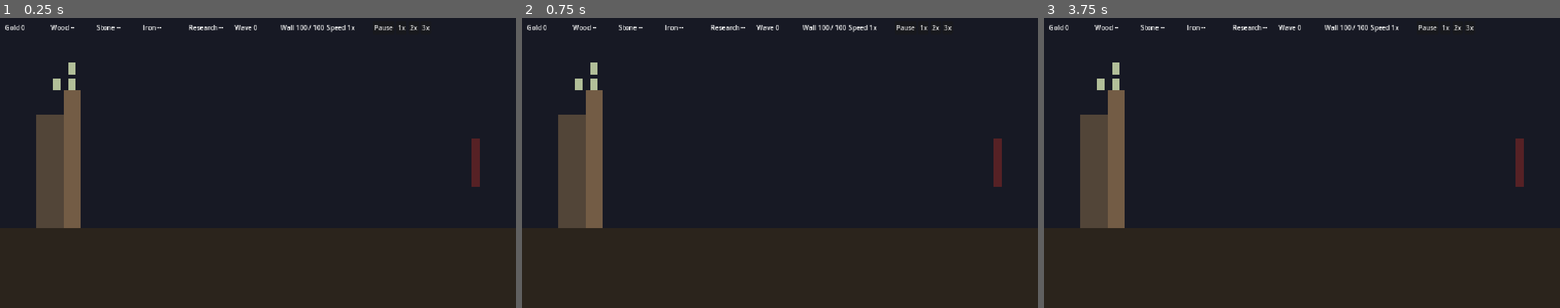
Above: before the commit, frames 1-3 (left to right).
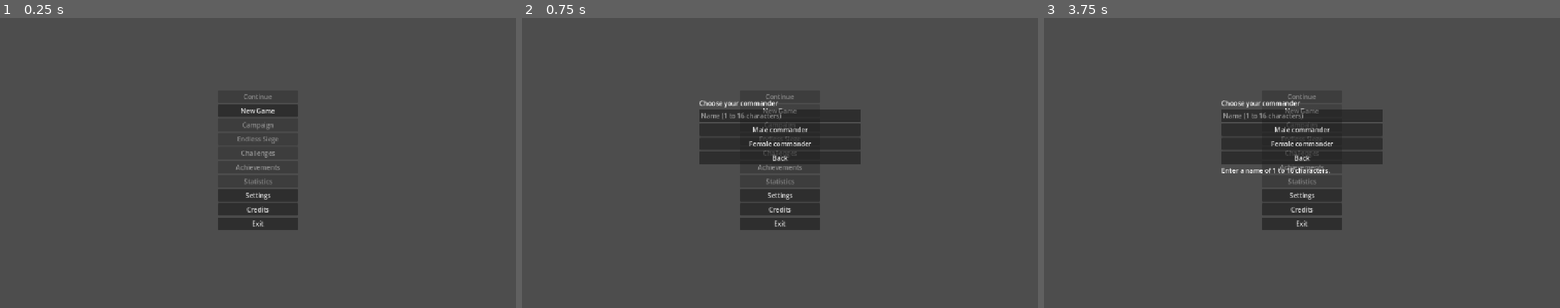
Above: after the commit, the same moments.

Repository: root-Shubh/the-last-wall
Game: Godot game, scene res://scenes/main.tscn
Two runs of this game, one before a commit and one after it. Both use one fixed random seed, a clock stepped at 60 frames per second and the inputs below.
Inputs (mouse positions are in pixels of both pictures, inside the frame that each line leads up to):
- Up to frame 1 (0.25 s): no input
- Up to frame 2 (0.75 s): click (780, 110) at 0.5 s, where only the run after the commit has a clickable "New Game"
- Up to frame 3 (3.75 s): click (1302, 131) at 1.25 s, where only the run after the commit has a clickable "Male commander"; click (1302, 142) at 2 s, where only the run after the commit has a clickable "Female commander"; click (1302, 157) at 2.75 s, where only the run after the commit has a clickable "Back"; click (1302, 110) at 3.5 s, where only the run after the commit has a clickable "New Game"

The runs differ from the first frame. In frame 1, 95% of the frame differs, in the area x 0-100%, y 0-100%; in frame 2, 92%; in frame 3, 92%.

Commit message:
SVTLW-99 #comment make the game launchable from the main scene
Press Play and the flow runs on screen: main menu, character picker
(name plus male or female), opening intro dialogue, then the battlefield.
Continue loads the save and opens the battlefield with it. The battlefield
has Recruit Archer, Start Wave, Save and Quit buttons. New games start with
60 gold so the first archer is affordable. The entry scene takes its
autoloads by injection, so headless tests can run it.

Co-Authored-By: Claude Haiku 5.5 <noreply@anthropic.com>

Diff:
--- a/game/scenes/main.tscn
+++ b/game/scenes/main.tscn
@@ -1,9 +1,6 @@
 [gd_scene format=3]
 
 [ext_resource type="Script" path="res://scripts/main.gd" id="1_main"]
-[ext_resource type="PackedScene" path="res://scenes/battlefield.tscn" id="2_battlefield"]
 
 [node name="Main" type="Node2D"]
 script = ExtResource("1_main")
-
-[node name="Battlefield" parent="." instance=ExtResource("2_battlefield")]
--- a/game/scripts/main.gd
+++ b/game/scripts/main.gd
@@ -1,7 +1,95 @@
-## Entry scene for The Last Wall.
-## SVTLW-21: placeholder that proves the project boots. Replaced by the main menu in SVTLW-24 (M1).
+## Entry scene for The Last Wall (SVTLW-99). Runs the whole flow:
+## main menu -> character picker -> opening intro -> battlefield, or Continue -> battlefield with the save.
+## Press Play in Godot to start. Everything the player needs is on screen; no code calls are needed.
 extends Node2D
+
+const BATTLEFIELD_SCENE: String = "res://scenes/battlefield.tscn"
+
+var menu: MainMenu = null
+var picker: CharacterSelect = null
+var dialogue: DialogueManager = null
+var dialogue_box: DialogueBox = null
+var battlefield: Battlefield = null
+var battle_controls: BattleControls = null
+## Autoloads, injected by tests. In the game they are looked up when the scene starts.
+var game_state: Node = null
+var save_manager: Node = null
+var _started: bool = false
 
 
 func _ready() -> void:
-	print("The Last Wall: project booted (SVTLW-21).")
+	ensure_started()
+
+
+## Builds the menus once. Safe to call more than once. Tests call it directly.
+func ensure_started() -> void:
+	if _started:
+		return
+	_started = true
+	if game_state == null:
+		game_state = get_node_or_null("/root/GameState")
+	if save_manager == null:
+		save_manager = get_node_or_null("/root/SaveManager")
+	var state: Node = game_state
+	var saves: Node = save_manager
+
+	dialogue = DialogueManager.new()
+	add_child(dialogue)
+	dialogue_box = DialogueBox.new()
+	add_child(dialogue_box)
+	dialogue_box.bind(dialogue)
+
+	menu = MainMenu.new()
+	menu.game_state = state
+	menu.dialogue = dialogue
+	menu.saves = saves
+	add_child(menu)
+	menu.build()
+	menu.character_select_requested.connect(_show_picker)
+	menu.new_game_started.connect(_on_new_game_started)
+	menu.continue_requested.connect(_on_continue)
+	menu.exit_requested.connect(func() -> void: get_tree().quit())
+
+	picker = CharacterSelect.new()
+	picker.game_state = state
+	add_child(picker)
+	picker.build()
+	picker.confirmed.connect(func(id: String, display_name: String) -> void: menu.start_new_game(id, display_name))
+	picker.cancelled.connect(func() -> void: picker.hide())
+
+
+func _show_picker() -> void:
+	picker.show()
+
+
+## The intro plays first when a new game starts. The battlefield opens when the intro ends.
+func _on_new_game_started(_character_id: String, _display_name: String) -> void:
+	picker.hide()
+	if dialogue.is_playing():
+		dialogue.sequence_finished.connect(func(_id: String) -> void: _enter_battlefield(false), CONNECT_ONE_SHOT)
+	else:
+		_enter_battlefield(false)
+
+
+func _on_continue() -> void:
+	if save_manager.load_game():
+		_enter_battlefield(true)
+
+
+func _enter_battlefield(restore: bool) -> void:
+	if battlefield != null:
+		return
+	menu.queue_free()
+	battlefield = load(BATTLEFIELD_SCENE).instantiate()
+	battlefield.game_state = game_state
+	battlefield.save_manager = save_manager
+	battlefield.audio = get_node_or_null("/root/AudioManager")
+	add_child(battlefield)
+	battlefield.ensure_ready()
+	if restore:
+		battlefield.restore_from_save()
+
+	battle_controls = BattleControls.new()
+	add_child(battle_controls)
+	battle_controls.bind(battlefield)
+	battle_controls.quit_requested.connect(func() -> void: get_tree().quit())
--- a/game/systems/new_game_flow.gd
+++ b/game/systems/new_game_flow.gd
@@ -6,6 +6,8 @@
 
 const OPENING_PATH: String = "res://resources/dialogue/opening.tres"
 const FLAG_INTRO_SEEN: String = "intro_seen"
+## Gold a new game starts with: enough for two archers (SVTLW-99).
+const STARTING_GOLD: int = 60
 
 
 ## Returns false if the character or name is invalid. Nothing is reset in that case.
@@ -14,6 +16,7 @@
 		return false
 	game_state.reset()
 	game_state.set_character(character_id, display_name)
+	game_state.add_gold(STARTING_GOLD)
 	var opening: DialogueSequence = load(OPENING_PATH)
 	var on_finished: Callable = func(id: String) -> void:
 		if id == opening.sequence_id:
--- /dev/null
+++ b/game/tests/test_launch.gd
@@ -0,0 +1,54 @@
+## Headless launch test (SVTLW-99): the real entry scene, menu to battlefield, using the same
+## methods the buttons call. Run: godot --headless --path game -s res://tests/test_launch.gd
+extends SceneTree
+
+var _failures: int = 0
+
+
+func _initialize() -> void:
+	var main: Node = load("res://scenes/main.tscn").instantiate()
+	main.game_state = root.get_node("GameState")
+	main.save_manager = root.get_node("SaveManager")
+	root.add_child(main)
+	main.ensure_started()
+
+	print("menu")
+	_check(main.menu != null and main.menu.button_labels().size() == 10, "main menu is built with its ten entries")
+	_check(main.picker != null and not main.picker.visible, "character picker starts hidden")
+	main._show_picker()
+	_check(main.picker.visible, "New Game opens the character picker")
+
+	print("character picker")
+	var confirmed: Array = [0]
+	main.picker.confirmed.connect(func(_id: String, _name: String) -> void: confirmed[0] += 1)
+	main.picker._name_edit.text = "   "
+	main.picker._choose("male")
+	_check(confirmed[0] == 0 and main.picker._error.text != "", "a blank name is refused and an error is shown")
+	_check(main.battlefield == null, "a refused name does not start the game")
+
+	print("new game and intro")
+	main.menu.start_new_game("female", "Ayla")
+	_check(main.dialogue.is_playing(), "the intro plays on New Game")
+	_check(main.battlefield == null, "the battlefield waits for the intro")
+	main.dialogue.skip()
+	_check(main.battlefield != null, "the battlefield opens when the intro ends")
+
+	print("battle controls")
+	var controls: BattleControls = main.battle_controls
+	var archer: Archer = controls.recruit()
+	_check(archer != null and main.battlefield.units.archers.size() == 1, "Recruit Archer adds an archer on the fortress")
+	_check(controls.start_wave(), "Start Wave starts wave 1")
+	main.battlefield.step_ticks(30)
+	_check(main.battlefield.clock.tick_index > 0, "time advances once a wave runs")
+	_check(controls.save(), "Save writes the game")
+
+	print("RESULT: %s (%d failure(s))" % ["PASS" if _failures == 0 else "FAIL", _failures])
+	quit(0 if _failures == 0 else 1)
+
+
+func _check(condition: bool, label: String) -> void:
+	if condition:
+		print("  ok   - %s" % label)
+	else:
+		_failures += 1
+		print("  FAIL - %s" % label)
--- /dev/null
+++ b/game/ui/battle_controls.gd
@@ -0,0 +1,54 @@
+## On-screen battle controls (SVTLW-99): Recruit Archer, Start Wave, Save and Quit.
+## Each button calls the same method a test calls, so the buttons are covered by tests too.
+class_name BattleControls
+extends CanvasLayer
+
+signal quit_requested
+
+var field: Battlefield = null
+var _built: bool = false
+const RECRUIT_START_X: float = 190.0
+const RECRUIT_STEP_X: float = 30.0
+const RECRUIT_Y: float = 300.0
+
+
+func bind(battlefield: Battlefield) -> void:
+	field = battlefield
+	build()
+
+
+func build() -> void:
+	if _built:
+		return
+	_built = true
+	layer = 26
+	var row: HBoxContainer = HBoxContainer.new()
+	row.position = Vector2(12.0, 680.0)
+	add_child(row)
+	_button(row, "Recruit Archer", func() -> void: recruit())
+	_button(row, "Start Wave", func() -> void: start_wave())
+	_button(row, "Save", func() -> void: save())
+	_button(row, "Quit", func() -> void: quit_requested.emit())
+
+
+## Places a new archer in the next free slot on the fortress. Returns null if refused.
+func recruit() -> Archer:
+	if field == null:
+		return null
+	var slot: int = field.units.archers.size()
+	return field.recruit_archer(Vector2(RECRUIT_START_X + RECRUIT_STEP_X * slot, RECRUIT_Y))
+
+
+func start_wave() -> bool:
+	return field != null and field.start_wave()
+
+
+func save() -> bool:
+	return field != null and field.save_now()
+
+
+func _button(parent: Node, text: String, action: Callable) -> void:
+	var button: Button = Button.new()
+	button.text = text
+	button.pressed.connect(action)
+	parent.add_child(button)
--- /dev/null
+++ b/game/ui/character_select.gd
@@ -0,0 +1,64 @@
+## Character picker (SVTLW-99, builds on SVTLW-42). Name field plus male and female buttons.
+## Validation is GameState.is_valid_character, so the screen and the logic cannot disagree.
+class_name CharacterSelect
+extends CanvasLayer
+
+signal confirmed(character_id: String, display_name: String)
+signal cancelled
+
+var game_state: Node = null
+var _name_edit: LineEdit
+var _error: Label
+var _built: bool = false
+
+
+func build() -> void:
+	if _built:
+		return
+	_built = true
+	layer = 30
+	var panel: VBoxContainer = VBoxContainer.new()
+	panel.position = Vector2(440.0, 200.0)
+	panel.custom_minimum_size = Vector2(400.0, 0.0)
+	add_child(panel)
+
+	var title: Label = Label.new()
+	title.text = "Choose your commander"
+	panel.add_child(title)
+
+	_name_edit = LineEdit.new()
+	_name_edit.placeholder_text = "Name (1 to 16 characters)"
+	_name_edit.max_length = GameState.NAME_MAX_LENGTH if game_state == null else game_state.NAME_MAX_LENGTH
+	panel.add_child(_name_edit)
+
+	var male: Button = Button.new()
+	male.text = "Male commander"
+	male.pressed.connect(func() -> void: _choose("male"))
+	panel.add_child(male)
+
+	var female: Button = Button.new()
+	female.text = "Female commander"
+	female.pressed.connect(func() -> void: _choose("female"))
+	panel.add_child(female)
+
+	var back: Button = Button.new()
+	back.text = "Back"
+	back.pressed.connect(func() -> void: cancelled.emit())
+	panel.add_child(back)
+
+	_error = Label.new()
+	panel.add_child(_error)
+	hide()
+
+
+func _choose(character_id: String) -> void:
+	var display_name: String = _name_edit.text
+	if game_state == null or not game_state.is_valid_character(character_id, display_name):
+		_error.text = "Enter a name of 1 to 16 characters."
+		return
+	_error.text = ""
+	confirmed.emit(character_id, display_name.strip_edges())
+
+
+func name_text() -> String:
+	return _name_edit.text
--- /dev/null
+++ b/game/ui/dialogue_box.gd
@@ -0,0 +1,57 @@
+## Dialogue box (SVTLW-99, builds on SVTLW-40). Shows the speaker and text of the line the
+## DialogueManager is on. Enter or Space advances. Escape skips the whole sequence.
+class_name DialogueBox
+extends CanvasLayer
+
+var manager: DialogueManager = null
+var _speaker: Label
+var _text: Label
+var _panel: PanelContainer
+var _built: bool = false
+
+
+func build() -> void:
+	if _built:
+		return
+	_built = true
+	layer = 25
+	_panel = PanelContainer.new()
+	_panel.position = Vector2(140.0, 500.0)
+	_panel.custom_minimum_size = Vector2(1000.0, 150.0)
+	add_child(_panel)
+	var column: VBoxContainer = VBoxContainer.new()
+	_panel.add_child(column)
+	_speaker = Label.new()
+	column.add_child(_speaker)
+	_text = Label.new()
+	_text.autowrap_mode = TextServer.AUTOWRAP_WORD_SMART
+	_text.custom_minimum_size = Vector2(960.0, 80.0)
+	column.add_child(_text)
+	var hint: Label = Label.new()
+	hint.text = "Enter: next    Esc: skip"
+	column.add_child(hint)
+	hide()
+
+
+func bind(dialogue: DialogueManager) -> void:
+	build()
+	manager = dialogue
+	dialogue.line_shown.connect(_on_line)
+	dialogue.sequence_finished.connect(func(_id: String) -> void: hide())
+
+
+func _on_line(speaker: String, text: String, _choices: PackedStringArray) -> void:
+	show()
+	_speaker.text = speaker
+	_text.text = text
+
+
+func _unhandled_input(event: InputEvent) -> void:
+	if manager == null or not manager.is_playing() or not visible:
+		return
+	if event.is_action_pressed("ui_accept"):
+		manager.advance()
+		get_viewport().set_input_as_handled()
+	elif event.is_action_pressed("ui_cancel"):
+		manager.skip()
+		get_viewport().set_input_as_handled()
Not shown, added: game/tests/test_launch.gd.uid
Not shown, added: game/ui/battle_controls.gd.uid
Not shown, added: game/ui/character_select.gd.uid
Not shown, added: game/ui/dialogue_box.gd.uid
